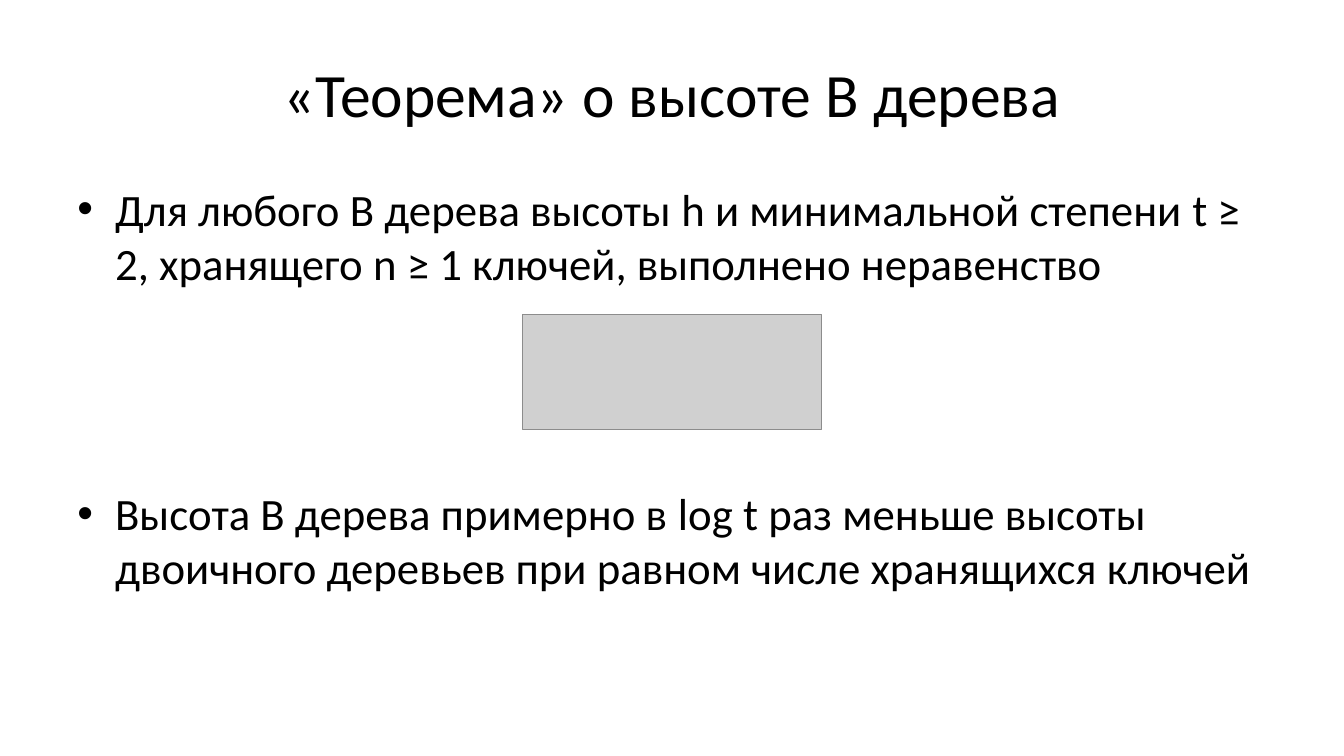
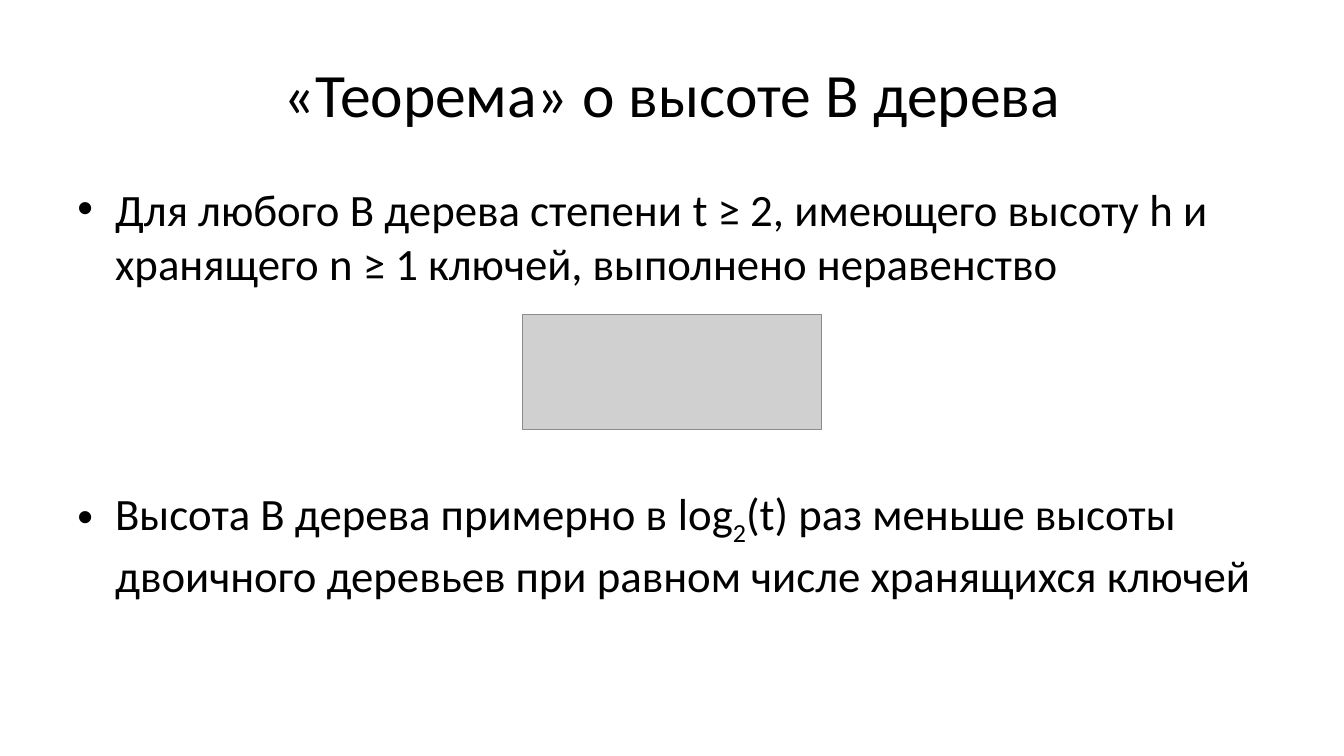
Before and after one commit to Evgueni-Petrov-aka-espetrov/Algorithms-and-Programming-in-C-pptx, a slide deck: slide 6 of 19 Б и КЧ деревья.pptx. Drawn at 1344x756 pixels with LibreOffice and Linux fonts; fonts in the diff are those of the drawing; grey boxes stand for pictures. Boxes give left, top, right and bottom in pixels: in the first picture for what was removed or moved away, otherwise in the second. Text is boxed around its words. In the diff, an @@ line names an element or a change of style, - is before the commit and + after.

```diff
--- a/19 Б и КЧ деревья.pptx
+++ b/19 Б и КЧ деревья.pptx
@@ text at (115, 195, 1250, 600): text changed @@
-• Для любого B дерева высоты h и минимальной степени t ≥ 2, хранящего n ≥ 1 ключей, выполнено неравенство
-• Высота В дерева примерно в log t раз меньше высоты двоичного деревьев при равном числе хранящихся ключей
+• Для любого B дерева степени t ≥ 2, имеющего высоту h и хранящего n ≥ 1 ключей, выполнено неравенство
+• Высота В дерева примерно в log2(t) раз меньше высоты двоичного деревьев при равном числе хранящихся ключей
```
Also in this commit, not shown: 8 other slides changed.
